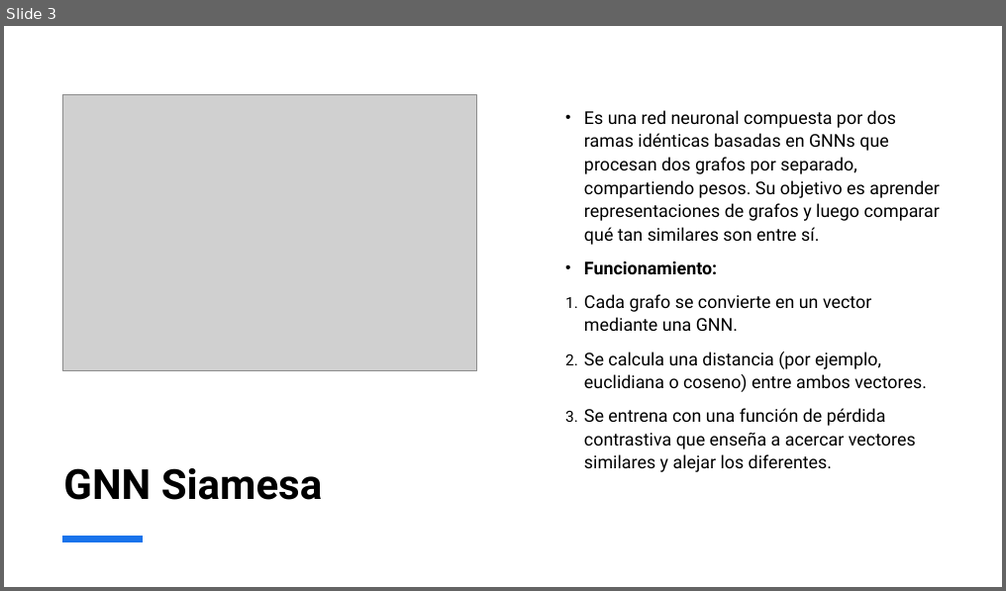
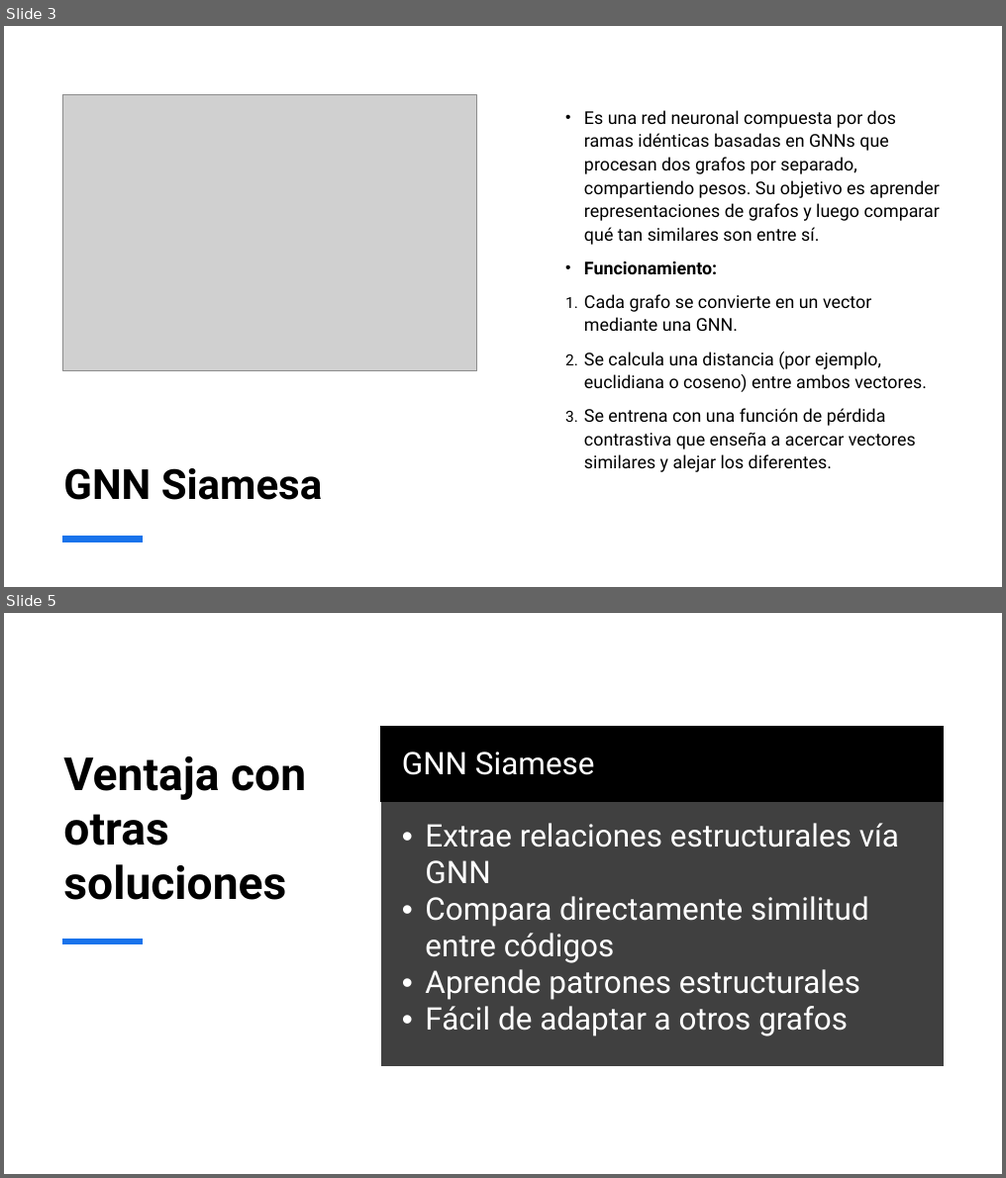
Before and after one commit to ricardo020202/plagiarism-detector, a slide deck: docs/Detección de plagio de código fuente mediante inteligencia.pptx. Shown one above the other, each under a label of ours: slide 3 before the commit, slides 3 and 5 after it; the slides between them are not shown. The pictures are 1006x591 and 1006x1178 pixels, drawn with LibreOffice and Linux fonts; fonts in the diff are those of the drawing; grey boxes stand for pictures. Boxes give left, top, right and bottom in pixels: in the first picture for what was removed or moved away, otherwise in the second. Text is boxed around its words. In the diff, an @@ line names an element or a change of style, - is before the commit and + after.

```diff
--- a/docs/Detección de plagio de código fuente mediante inteligencia.pptx
+++ b/docs/Detección de plagio de código fuente mediante inteligencia.pptx
@@ slide 5 added at box(4, 613, 1002, 1174), background #FFFFFF @@
@@ table added at box(381, 726, 944, 1066), 2 rows, 1 columns @@
+GNN Siamese
+Extrae relaciones estructurales vía GNN / Compara directamente similitud entre códigos / Aprende patrones estructurales / Fácil de adaptar a otros grafos
@@ title added at box(63, 757, 306, 900), 44 pt, text #000000, bold @@
+Ventaja con otras soluciones
@@ line added from (62, 942) to (143, 942), #1973EB 6 pt @@
```
Also in this commit, not shown: 1 other slide added, 2 slides removed.
